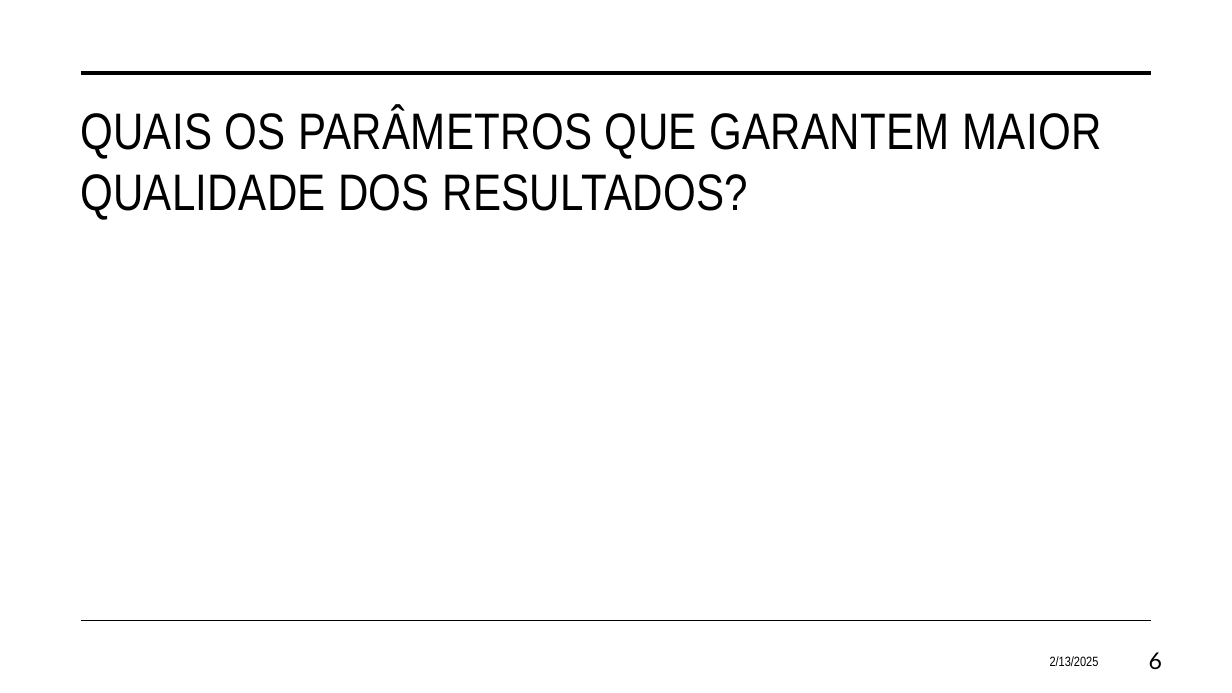
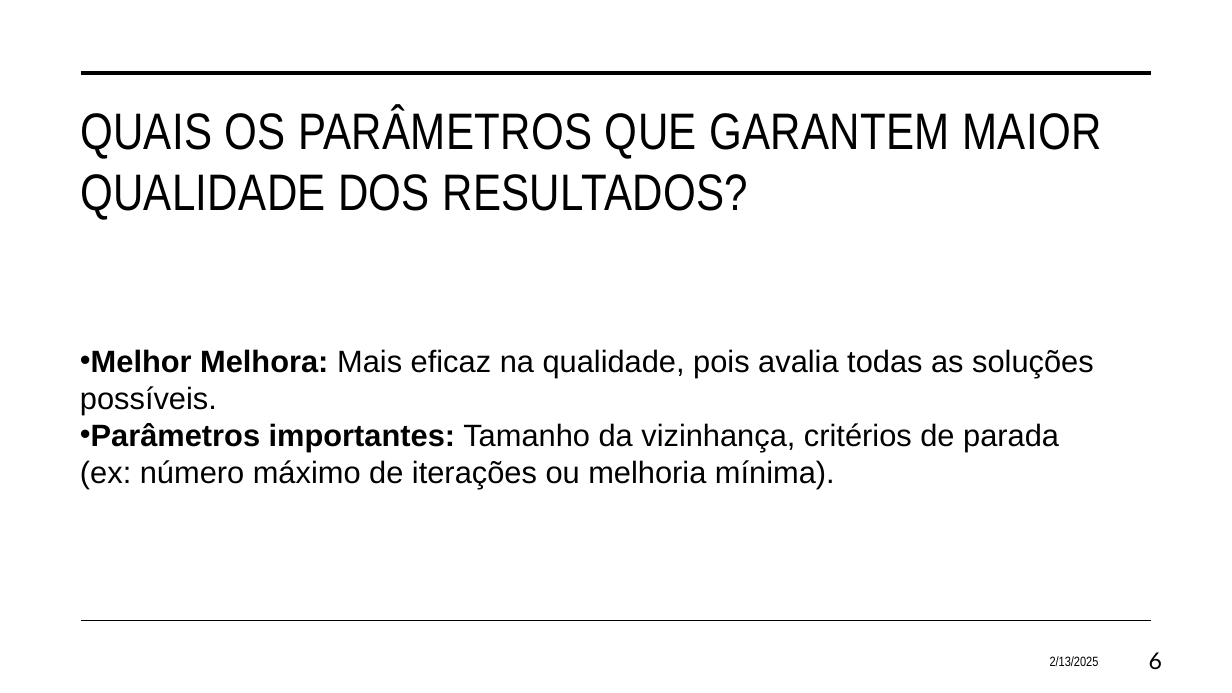
Before and after one commit to eduardosavian/heuristic-searches, a slide deck: slide 6 of documents/Presentation.pptx. Drawn at 1232x693 pixels with LibreOffice and Linux fonts; fonts in the diff are those of the drawing. Boxes give left, top, right and bottom in pixels: in the first picture for what was removed or moved away, otherwise in the second. Text is boxed around its words. In the diff, an @@ line names an element or a change of style, - is before the commit and + after.

Commit message:
Updated slides

```diff
--- a/documents/Presentation.pptx
+++ b/documents/Presentation.pptx
@@ text added at (80, 349, 1094, 488), 24 pt, text #000000 @@
+• Melhor Melhora: Mais eficaz na qualidade, pois avalia todas as soluções possíveis.
+• Parâmetros importantes: Tamanho da vizinhança, critérios de parada (ex: número máximo de iterações ou melhoria mínima).
```
Also in this commit, not shown: 5 other slides changed.
